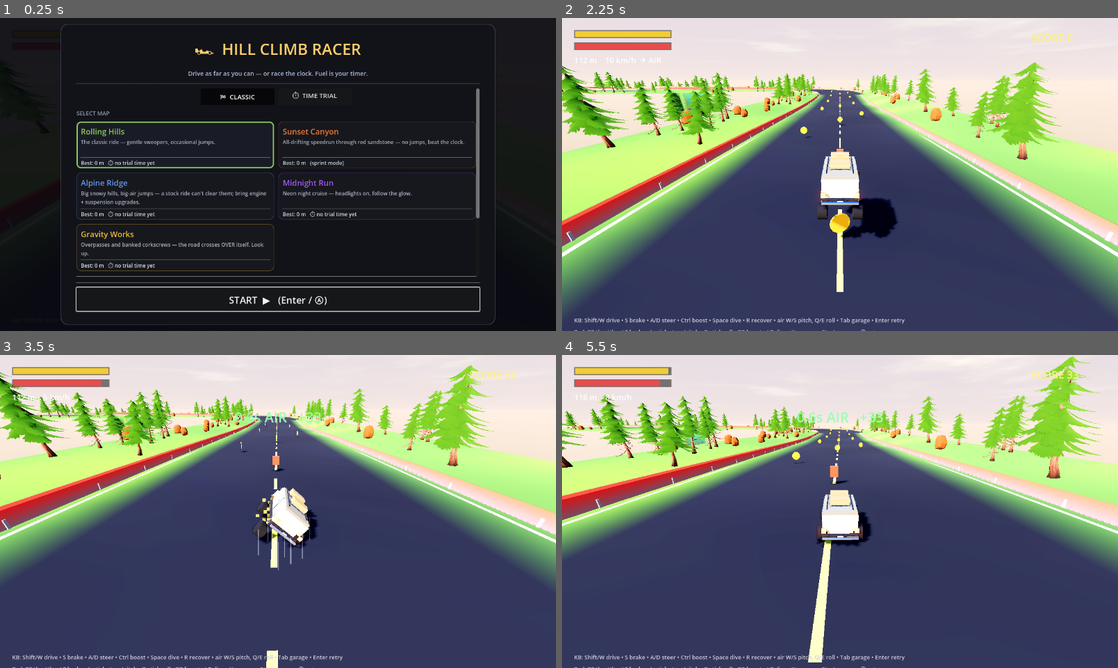
Above: before the commit, frames 1-4 (two rows, left to right).
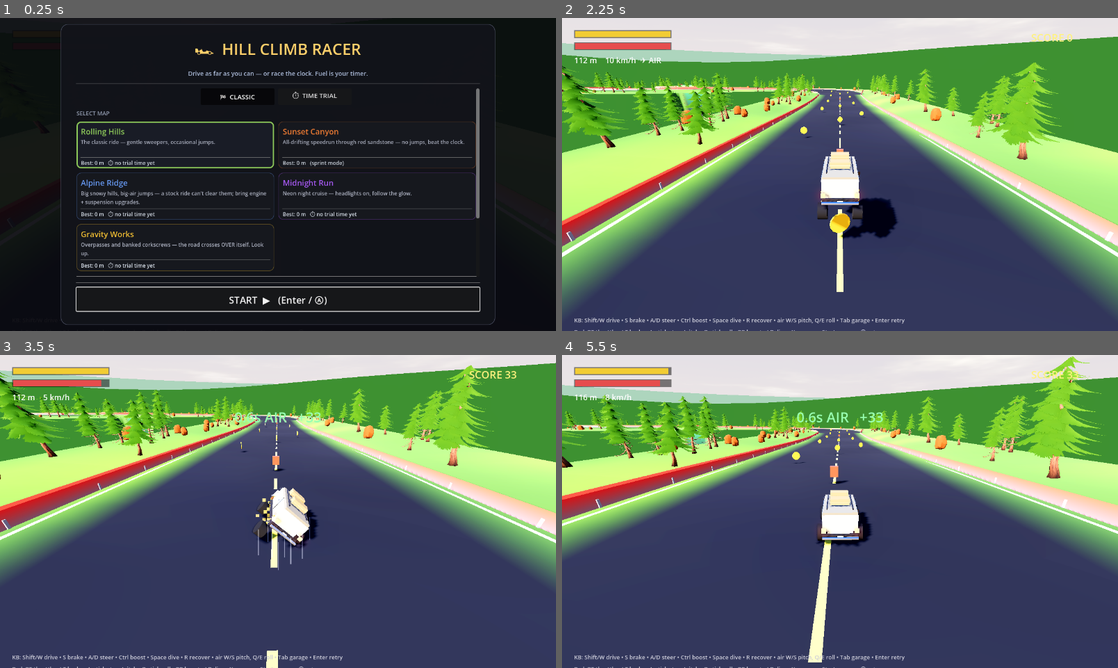
Above: after the commit, the same moments.

Repository: MilkManManiac/HillClimbRacer
Game: Godot game, scene res://scenes/HillClimb.tscn
Two runs of this game, one before a commit and one after it. Both use one fixed random seed, a clock stepped at 60 frames per second and the inputs below.
Inputs (mouse positions are in pixels of both pictures, inside the frame that each line leads up to):
- Up to frame 1 (0.25 s): no input
- Up to frame 2 (2.25 s): click "🏁 CLASSIC" at 0.5 s; click "🏁 CLASSIC" at 1.25 s; click "START ▶ (Enter / Ⓐ)" at 2 s
- Up to frame 3 (3.5 s): tap Enter (restart) at 2.75 s; move the mouse to (400, 495) at 2.77 s; hold E (roll_right) from 2.78 s (still down); hold Ctrl (boost) from 2.78 s (still down); click (400, 495) at 2.92 s; tap Tab (toggle_shop) at 3.02, 3.32 s
- Up to frame 4 (5.5 s): release E (roll_right) at 3.5 s; release Ctrl (boost) at 3.5 s; drag from (728, 527) to (812, 574) at 3.52 s; move the mouse to (895, 442) at 4.27 s; hold E (roll_right) 4.28-5 s; hold R (recover) 4.28-5 s; drag from (812, 574) to (673, 464) at 5.02 s

The runs differ from the first frame. In frame 2, 17% of the frame differs, in the area x 0-100%, y 6-44%; in frame 3, 14%; in frame 4, 12%.

Commit message:
HC v7.1: distant scenery + per-map atmosphere for all five maps
- New HCScenery.gd: 3 fog-tinted silhouette rings that re-centre on the car —
  rolling ridges (hills), stepped mesas (canyon), snow-capped jagged peaks
  (alpine), city skyline w/ emissive window dots + denser stars (midnight),
  industrial ridge + crane/smokestack silhouettes w/ beacon lights (gravity)
- Per-map fog color/density/sun tuning in _tune_arcade_environment (night
  branch preserved)
- Post-merge tune: gravity props pushed 450-600m out and lifted from void-black
  to warm dark grey — 0.10 albedo at 330m read as rendering artifacts
- All 5 maps screenshot-reviewed; battery green (smooth 2.71/0.53, trial,
  stunt, drive, maps, title)

Co-Authored-By: Claude Fable 5 <noreply@anthropic.com>

Diff:
--- a/scripts/hc/HCMain.gd
+++ b/scripts/hc/HCMain.gd
@@ -8,6 +8,7 @@
 const HCTrackScript := preload("res://scripts/hc/HCTrack.gd")
 const HCCarScript := preload("res://scripts/hc/HCCar.gd")
 const HCAudioScript := preload("res://scripts/hc/HCAudio.gd")
+const HCSceneryScript := preload("res://scripts/hc/HCScenery.gd")
 const HCTimeTrialScript := preload("res://scripts/hc/HCTimeTrial.gd")   # static rules only, never instanced
 const HCGhostScript := preload("res://scripts/hc/HCGhost.gd")
 const USE_TRACK := true   # true = new 2-D winding road (HCTrack); false = classic corridor
@@ -15,6 +16,7 @@
 var _car: RigidBody3D
 var _audio: Node
 var _terrain: Node3D
+var _scenery: Node3D   # distant background ridgelines/skyline (HCScenery.gd) — see _setup_scenery
 var _cam: Camera3D
 var _cam_heading := Vector3(0, 0, -1)
 var _start := Vector3(0, 6, 0)
@@ -489,6 +491,7 @@
 	add_child(_ghost)   # one persistent record+playback node; must exist before _setup_terrain_and_car
 	_setup_sky()
 	_setup_terrain_and_car()
+	_setup_scenery()
 	_setup_camera()
 	_setup_hud()
 	_setup_speed_lines()
@@ -716,6 +719,83 @@
 			sun.directional_shadow_max_distance = 150.0   # cheaper than Sky.gd's default 320m
 			sun.shadow_bias = 0.05
 			sun.shadow_blur = 1.5   # soft-edged shadows, not razor-hard arcade shadows
+	# per-map atmosphere seasoning, layered on TOP of the day/night base above so every
+	# map keeps its own mood without a second copy of the whole tonemap/ambient setup.
+	_apply_map_atmosphere(env, sun)
+	# sun disc glow + star density live in Sky.gd's shader material — reached the same
+	# duck-typed way as _env/_sun above (Sky.gd itself stays untouched/owned elsewhere).
+	var sky_mat: ShaderMaterial = sky.get("_sky_mat")
+	if sky_mat:
+		_apply_map_sky_shader(sky_mat)
+
+## Per-map fog color/density + sun-color seasoning: canyon's dusty warm haze, alpine's
+## crisp cold thin air, hills' soft pastoral haze, gravity's industrial overcast-warm
+## grey, midnight's deeper neon-tinged blacks. Only touches fog + sun light — tonemap/
+## ambient/glow stay owned by the day/night branch above so the night-readability
+## invariant is never disturbed by a per-map tweak.
+func _apply_map_atmosphere(env: Environment, sun: DirectionalLight3D) -> void:
+	if env == null:
+		return
+	match _map:
+		"hills":
+			# soft pastoral — a light, barely-there departure from the base warm haze
+			env.fog_light_color = Color(0.93, 0.87, 0.74)
+			env.fog_density = 0.009
+		"canyon":
+			# dusty warm haze, closer-in and thicker than the base — red-sandstone dust
+			env.fog_light_color = Color(0.88, 0.56, 0.32)
+			env.fog_depth_begin = 90.0
+			env.fog_density = 0.017
+			env.fog_aerial_perspective = 0.5
+			env.adjustment_saturation = 1.22
+			env.adjustment_contrast = 1.08
+			if sun:
+				sun.light_color = Color(1.0, 0.78, 0.52)
+				sun.light_energy = 2.05
+		"alpine":
+			# crisp thin cold air — long clean sightlines with a slight blue distance haze
+			env.fog_light_color = Color(0.80, 0.87, 0.98)
+			env.fog_depth_begin = 180.0
+			env.fog_depth_end = 1300.0
+			env.fog_density = 0.007
+			if sun:
+				sun.light_color = Color(0.97, 0.97, 1.0)
+				sun.light_energy = 2.05
+		"midnight":
+			# deeper blacks + a neon-tinged haze instead of a plain night-blue fog
+			env.fog_light_color = Color(0.06, 0.05, 0.13)
+			env.fog_depth_end = 900.0   # a touch further than the night base so the skyline reads
+			env.fog_density = 0.017
+			env.glow_intensity = 0.65
+		"gravity":
+			# industrial, slightly overcast-warm — hazier and flatter than the other day maps
+			env.fog_light_color = Color(0.66, 0.60, 0.50)
+			env.fog_depth_begin = 110.0
+			env.fog_density = 0.013
+			env.adjustment_saturation = 0.96
+			env.adjustment_contrast = 1.02
+			if sun:
+				sun.light_energy = 1.65
+
+## Sun-disc glow + star density: cheap, high-read per-map touches living in Sky.gd's
+## own shader (see shaders/sky.gdshader — sun_glow/sun_glow_color/star_amount uniforms),
+## reached the same way _env/_sun are rather than editing Sky.gd itself.
+func _apply_map_sky_shader(sky_mat: ShaderMaterial) -> void:
+	match _map:
+		"canyon":
+			# a big warm glare around a low sunset sun sells the "sunset canyon" name
+			sky_mat.set_shader_parameter("sun_glow", 1.0)
+			sky_mat.set_shader_parameter("sun_glow_color", Color(1.0, 0.5, 0.2))
+		"alpine":
+			# crisp thin air = a tight, cold disc rather than a hazy glow
+			sky_mat.set_shader_parameter("sun_glow", 0.3)
+			sky_mat.set_shader_parameter("sun_glow_color", Color(0.95, 0.97, 1.0))
+		"gravity":
+			# overcast industrial haze — a duller, hazier disc
+			sky_mat.set_shader_parameter("sun_glow", 0.28)
+		"midnight":
+			# denser stars than the stock night value reads as a clearer, more dramatic sky
+			sky_mat.set_shader_parameter("star_amount", 1.0)
 
 func _setup_terrain_and_car() -> void:
 	_terrain = Node3D.new()
@@ -751,6 +831,26 @@
 	_audio.call("setup", _car)
 	_apply_volume()
 
+## Build the distant-scenery rig once at boot. Independent of the terrain node's
+## identity (unlike _terrain/_car, it's never freed/rebuilt on a map switch — see
+## _apply_map, which just calls configure() again on this same node).
+func _setup_scenery() -> void:
+	_scenery = Node3D.new()
+	_scenery.set_script(HCSceneryScript)
+	add_child(_scenery)
+	_scenery.call("configure", _scenery_config())
+
+## Small config dict for HCScenery, sourced from the active map's MAPS entry: which
+## silhouette style to build (style keys match MAPS keys 1:1) plus the accent color/
+## night flag so the background stays visually tied to the map's own palette choices.
+func _scenery_config() -> Dictionary:
+	var m: Dictionary = MAPS[_map]
+	return {
+		"style": _map,
+		"accent": m.get("accent", Color(0.7, 0.75, 0.7)),
+		"night": bool(m.get("night", false)),
+	}
+
 ## Switch the car's headlights on for the active map's "night" flag, if the car
 ## supports it. Guarded by has_method so this works whether or not the concurrent
 ## HCCar change (adding set_headlights) has landed yet — a per-map flag rather than
@@ -815,6 +915,8 @@
 		if _sky.has_method("_apply"):
 			_sky.call("_apply", MAPS[_map].sky_time)
 		_tune_arcade_environment(_sky)   # night/day env retune — must re-run on every map switch
+	if _scenery:
+		_scenery.call("configure", _scenery_config())   # new silhouette style/palette for this map
 	if _car:
 		_car.call("reset_run", _start)
 	_apply_headlights()
@@ -911,6 +1013,8 @@
 	_update_sprint(delta)
 	_update_trial(delta)
 	_update_audio(delta)
+	if _scenery:
+		_scenery.call("update_follow", _car.global_position, delta)
 	# on death, bank money earned from how far down the track you got, open the shop
 	var d: bool = _car.get("dead")
 	if d and not _was_dead:
--- /dev/null
+++ b/scripts/hc/HCScenery.gd
@@ -0,0 +1,357 @@
+extends Node3D
+## Distant background scenery: 2-3 concentric rings of huge, cheap, unshaded silhouette
+## ridgelines/skylines around the play area — the classic "reads huge, costs nothing"
+## depth trick. Owned entirely by this file; HCMain just calls configure(cfg) once per
+## map (boot + every map switch) and update_follow() every frame.
+##
+## The track winds for kilometres in ANY direction (not a fixed -z corridor), and only
+## meshes a narrow ribbon either side of the road — everywhere else is empty out to the
+## horizon. Fixed world-space geometry would eventually fall behind (or never cover the
+## sides at all), so this node's XZ position is loosely re-centred on the car every
+## frame (see update_follow): the rings are far and tall enough that the recentring is
+## imperceptible frame-to-frame, but the horizon is never empty no matter how far or
+## which way a run travels.
+
+const SEG := 40                  # verts per ring; 3 rings * 2*SEG tris is trivially cheap
+const FOLLOW_RATE := 0.5         # exp-smoothing rate for the loose XZ follow (see update_follow)
+const BAND_R := [520.0, 900.0, 1400.0]      # ring radii, near -> far
+const BAND_BASE_Y := [-6.0, 8.0, 24.0]      # ring base height, far bands sit a bit higher (reads as taller/further)
+const BAND_DEPTH := [220.0, 260.0, 320.0]   # how far the ring skirt extends below its base (hides any seam)
+
+var _style := "hills"
+var _seeded := false
+
+## Rebuild every band for the given map. cfg (from HCMain._scenery_config()):
+##   style: String   -- one of hills/canyon/alpine/midnight/gravity (matches HCMain.MAPS keys)
+##   accent: Color    -- the map's UI accent, folded into the palette for a bit of unity
+##   night: bool      -- true only for midnight; kept for any future night-flagged map
+func configure(cfg: Dictionary) -> void:
+	for c in get_children():
+		remove_child(c)
+		c.queue_free()
+	_style = str(cfg.get("style", "hills"))
+	var accent: Color = cfg.get("accent", Color(0.7, 0.75, 0.7))
+	match _style:
+		"canyon":
+			_build_canyon(accent)
+		"alpine":
+			_build_alpine(accent)
+		"midnight":
+			_build_midnight(accent)
+		"gravity":
+			_build_gravity(accent)
+		_:
+			_build_hills(accent)
+
+## Loosely re-centre the whole scenery rig over the car's XZ every frame. Only X/Z
+## follow (Y stays fixed) so the bands read as a stable horizon, not something bobbing
+## with the car's jumps. First call snaps instantly (nothing to lag from yet).
+func update_follow(car_pos: Vector3, delta: float) -> void:
+	if not _seeded:
+		global_position = Vector3(car_pos.x, global_position.y, car_pos.z)
+		_seeded = true
+		return
+	var want := Vector3(car_pos.x, global_position.y, car_pos.z)
+	global_position = global_position.lerp(want, 1.0 - exp(-FOLLOW_RATE * delta))
+
+# --- per-map shapes ------------------------------------------------------------
+
+## Rolling Hills: soft green sweeps, three bands rising and hazing toward the horizon.
+func _build_hills(accent: Color) -> void:
+	var rng := RandomNumberGenerator.new(); rng.seed = 5001
+	# aerial-perspective palette: a darker near ridge (contrasts with the bright
+	# foreground grass) fading to a cool BLUE-grey haze, not more green — matching
+	# hue against the grass is what made the very first pass invisible.
+	var haze := Color(0.70, 0.78, 0.85)
+	var near := Color(0.16, 0.30, 0.16).lerp(accent, 0.15)
+	var mid := near.lerp(haze, 0.45)
+	var far := near.lerp(haze, 0.8)
+	_ring(0, _rolling(rng, 45.0, 80.0, 1.0), near)
+	_ring(1, _rolling(rng, 65.0, 110.0, 0.7), mid)
+	_ring(2, _rolling(rng, 85.0, 140.0, 0.45), far)
+
+## Sunset Canyon: blocky red-sandstone mesas — flat-topped plateaus, warm and dusty.
+func _build_canyon(accent: Color) -> void:
+	var rng := RandomNumberGenerator.new(); rng.seed = 5002
+	var haze := Color(0.86, 0.60, 0.42)
+	var near := Color(0.55, 0.28, 0.16).lerp(accent, 0.15)
+	var mid := near.lerp(haze, 0.4)
+	var far := near.lerp(haze, 0.7)
+	_ring(0, _mesas(rng, 30.0, 65.0, 6), near)
+	_ring(1, _mesas(rng, 45.0, 95.0, 5), mid)
+	_ring(2, _mesas(rng, 60.0, 120.0, 4), far)
+
+## Alpine Ridge: jagged snow peaks — high-frequency spiky silhouette, whiter at the tips.
+func _build_alpine(accent: Color) -> void:
+	var rng := RandomNumberGenerator.new(); rng.seed = 5003
+	var rock := Color(0.32, 0.36, 0.44).lerp(accent, 0.15)
+	var snow := Color(0.94, 0.96, 1.0)
+	var haze := Color(0.80, 0.86, 0.97)
+	for b in range(3):
+		var min_h := 50.0 + float(b) * 25.0
+		var max_h := 100.0 + float(b) * 45.0
+		var heights := _jagged(rng, min_h, max_h, 2.2 - float(b) * 0.4)
+		_ring_snowcap(b, heights, rock.lerp(haze, float(b) * 0.28), snow, max_h)
+
+## Midnight Run: a lit city skyline — blocky towers with warm window-dots against the night.
+func _build_midnight(accent: Color) -> void:
+	var rng := RandomNumberGenerator.new(); rng.seed = 5004
+	var near := Color(0.05, 0.06, 0.10)
+	var mid := Color(0.03, 0.04, 0.09)
+	var far := Color(0.02, 0.03, 0.08)
+	var h0 := _buildings(rng, 20.0, 60.0)
+	var h1 := _buildings(rng, 30.0, 85.0)
+	var h2 := _buildings(rng, 40.0, 110.0)
+	_ring(0, h0, near)
+	_ring(1, h1, mid)
+	_ring(2, h2, far)
+	var window_col := accent.lerp(Color(1.0, 0.85, 0.5), 0.6)
+	_windows(0, h0, window_col, 140)
+	_windows(1, h1, window_col, 100)
+
+## Gravity Works: an industrial horizon — low ridgeline plus scattered crane/stack silhouettes.
+func _build_gravity(accent: Color) -> void:
+	var rng := RandomNumberGenerator.new(); rng.seed = 5005
+	var base := Color(0.40, 0.38, 0.35)
+	_ring(0, _mesas(rng, 18.0, 32.0, 11), base)
+	_ring(1, _mesas(rng, 24.0, 40.0, 8), base.lerp(Color(0.62, 0.60, 0.56), 0.4))
+	_ring(2, _mesas(rng, 30.0, 50.0, 6), base.lerp(Color(0.78, 0.76, 0.72), 0.7))
+	var beacon := accent.lerp(Color(1.0, 0.85, 0.4), 0.5)
+	var n_props := 16
+	for i in range(n_props):
+		var ang := TAU * float(i) / float(n_props) + rng.randf_range(-0.2, 0.2)
+		# near band 0's radius (520) — close enough to stand proud of the ridge, far
+		# enough that a 100 m mast doesn't tower over roadside trees like a glitch
+		var r := rng.randf_range(450.0, 600.0)
+		var pos := Vector3(cos(ang) * r, 0.0, sin(ang) * r)
+		if rng.randf() < 0.5:
+			_add_crane(pos, rng, beacon)
+		else:
+			_add_stack(pos, rng, beacon)
+
+# --- height-profile generators ---------------------------------------------------
+
+## Smooth rolling silhouette: two summed sine waves, random phase/frequency per call.
+func _rolling(rng: RandomNumberGenerator, min_h: float, max_h: float, freq: float) -> PackedFloat32Array:
+	var out := PackedFloat32Array(); out.resize(SEG)
+	var f1 := rng.randf_range(1.0, 2.0) * freq
+	var f2 := rng.randf_range(2.5, 4.0) * freq
+	var p1 := rng.randf_range(0.0, TAU)
+	var p2 := rng.randf_range(0.0, TAU)
+	for i in range(SEG):
+		var a := TAU * float(i) / float(SEG)
+		var v := 0.6 * sin(a * f1 + p1) + 0.4 * sin(a * f2 + p2)
+		v = (v + 1.0) * 0.5
+		out[i] = lerpf(min_h, max_h, v)
+	return out
+
+## Blocky flat-topped plateaus: `groups` contiguous runs of a shared random height —
+## the sudden jumps between runs read as cliff faces (canyon mesas / gravity rooftops).
+func _mesas(rng: RandomNumberGenerator, min_h: float, max_h: float, groups: int) -> PackedFloat32Array:
+	var out := PackedFloat32Array(); out.resize(SEG)
+	var i := 0
+	while i < SEG:
+		var h := rng.randf_range(min_h, max_h)
+		var w: int = maxi(1, int(SEG / groups))
+		for _k in range(w):
+			if i >= SEG:
+				break
+			out[i] = h
+			i += 1
+	return out
+
+## Fully per-vertex random heights biased toward the extremes (pow curve) for a sharp,
+## jagged skyline — alpine's snow peaks.
+func _jagged(rng: RandomNumberGenerator, min_h: float, max_h: float, sharpness: float) -> PackedFloat32Array:
+	var out := PackedFloat32Array(); out.resize(SEG)
+	for i in range(SEG):
+		var t := pow(rng.randf(), sharpness)
+		out[i] = lerpf(min_h, max_h, t)
+	return out
+
+## Narrow variable-width "buildings" with an occasional tall spike tower — a city skyline.
+func _buildings(rng: RandomNumberGenerator, min_h: float, max_h: float) -> PackedFloat32Array:
+	var out := PackedFloat32Array(); out.resize(SEG)
+	var i := 0
+	while i < SEG:
+		var w := rng.randi_range(1, 3)
+		var h := rng.randf_range(min_h, max_h)
+		if rng.randf() < 0.12:
+			h = max_h * rng.randf_range(1.15, 1.5)
+		for _k in range(w):
+			if i >= SEG:
+				break
+			out[i] = h
+			i += 1
+	return out
+
+# --- mesh builders -----------------------------------------------------------------
+
+## Build ring band `idx` (radius/base-y/depth from the BAND_* tables) from a per-vertex
+## height profile. Unshaded + double-sided so distant silhouettes never need exact
+## winding math, cast no shadows (they're background, not occluders), and respect the
+## environment's depth fog like any other opaque material (the "fog-tinted" read).
+func _ring(idx: int, heights: PackedFloat32Array, color: Color) -> void:
+	_add_mesh_from(_ring_mesh(BAND_R[idx], BAND_BASE_Y[idx], BAND_DEPTH[idx], heights, color, color))
+
+## Alpine variant: blends each vertex's own color toward `snow` as its height approaches
+## the band's max — cheap per-vertex "snow line" without a second material/pass.
+func _ring_snowcap(idx: int, heights: PackedFloat32Array, rock: Color, snow: Color, max_h: float) -> void:
+	var n := heights.size()
+	var st := SurfaceTool.new()
+	st.begin(Mesh.PRIMITIVE_TRIANGLES)
+	for i in range(n):
+		var j := (i + 1) % n
+		_quad(st, BAND_R[idx], BAND_BASE_Y[idx], BAND_DEPTH[idx], i, j, n, heights[i], heights[j],
+			rock.lerp(snow, pow(clampf(heights[i] / max_h, 0.0, 1.0), 2.0)),
+			rock.lerp(snow, pow(clampf(heights[j] / max_h, 0.0, 1.0), 2.0)))
+	st.generate_normals()
+	_add_mesh_from(st.commit())
+
+func _ring_mesh(radius: float, base_y: float, depth: float, heights: PackedFloat32Array, color_a: Color, color_b: Color) -> ArrayMesh:
+	var n := heights.size()
+	var st := SurfaceTool.new()
+	st.begin(Mesh.PRIMITIVE_TRIANGLES)
+	for i in range(n):
+		var j := (i + 1) % n
+		_quad(st, radius, base_y, depth, i, j, n, heights[i], heights[j], color_a, color_b)
+	st.generate_normals()
+	return st.commit()
+
+## One skirt quad between ring segments i and j (two triangles, bottom-to-top).
+func _quad(st: SurfaceTool, radius: float, base_y: float, depth: float, i: int, j: int, n: int,
+		h_i: float, h_j: float, col_i: Color, col_j: Color) -> void:
+	var a_i := TAU * float(i) / float(n)
+	var a_j := TAU * float(j) / float(n)
+	var bi := Vector3(cos(a_i) * radius, base_y - depth, sin(a_i) * radius)
+	var ti := Vector3(cos(a_i) * radius, base_y + h_i, sin(a_i) * radius)
+	var bj := Vector3(cos(a_j) * radius, base_y - depth, sin(a_j) * radius)
+	var tj := Vector3(cos(a_j) * radius, base_y + h_j, sin(a_j) * radius)
+	st.set_color(col_i); st.add_vertex(bi)
+	st.set_color(col_j); st.add_vertex(bj)
+	st.set_color(col_j); st.add_vertex(tj)
+	st.set_color(col_i); st.add_vertex(bi)
+	st.set_color(col_j); st.add_vertex(tj)
+	st.set_color(col_i); st.add_vertex(ti)
+
+func _add_mesh_from(mesh: ArrayMesh) -> MeshInstance3D:
+	var mi := MeshInstance3D.new()
+	mi.mesh = mesh
+	var mat := StandardMaterial3D.new()
+	mat.shading_mode = BaseMaterial3D.SHADING_MODE_UNSHADED
+	mat.vertex_color_use_as_albedo = true
+	mat.vertex_color_is_srgb = true   # the v4 color-fix invariant: unset = washed-out vertex color
+	mat.cull_mode = BaseMaterial3D.CULL_DISABLED   # double-sided so winding never matters at this scale
+	mi.material_override = mat
+	mi.cast_shadow = GeometryInstance3D.SHADOW_CASTING_SETTING_OFF
+	mi.gi_mode = GeometryInstance3D.GI_MODE_DISABLED
+	add_child(mi)
+	return mi
+
+## Sparse warm "window" dots on a building band: small unlit emissive quads, oriented
+## to face the ring's centre so they read correctly from anywhere inside it. Skips any
+## sample that would float above its building's roofline.
+func _windows(idx: int, heights: PackedFloat32Array, color: Color, count: int) -> void:
+	var rng := RandomNumberGenerator.new(); rng.seed = 6000 + idx
+	var mesh := QuadMesh.new()
+	mesh.size = Vector2(2.2, 3.0)
+	var mm := MultiMesh.new()
+	mm.transform_format = MultiMesh.TRANSFORM_3D
+	mm.mesh = mesh
+	mm.use_colors = false
+	mm.instance_count = count
+	var n := heights.size()
+	var radius: float = BAND_R[idx] - 1.5
+	var base_y: float = BAND_BASE_Y[idx]
+	for k in range(count):
+		var i := rng.randi_range(0, n - 1)
+		var h_cap: float = heights[i]
+		if h_cap < 10.0:
+			mm.set_instance_transform(k, Transform3D(Basis(), Vector3(0, -10000, 0)))   # park it out of sight
+			continue
+		var a := TAU * (float(i) + rng.randf()) / float(n)
+		var h := rng.randf_range(4.0, h_cap - 4.0)
+		var pos := Vector3(cos(a) * radius, base_y + h, sin(a) * radius)
+		var to_centre := Vector3(-pos.x, 0.0, -pos.z).normalized()
+		var basis := Basis.looking_at(to_centre, Vector3.UP)
+		mm.set_instance_transform(k, Transform3D(basis, pos))
+	var mi := MultiMeshInstance3D.new()
+	mi.multimesh = mm
+	var mat := StandardMaterial3D.new()
+	mat.shading_mode = BaseMaterial3D.SHADING_MODE_UNSHADED
+	mat.cull_mode = BaseMaterial3D.CULL_DISABLED
+	mat.albedo_color = color
+	mat.emission_enabled = true
+	mat.emission = color
+	mat.emission_energy_multiplier = 2.5
+	mi.material_override = mat
+	mi.cast_shadow = GeometryInstance3D.SHADOW_CASTING_SETTING_OFF
+	mi.gi_mode = GeometryInstance3D.GI_MODE_DISABLED
+	add_child(mi)
+
+## A silhouette construction crane: a mast + a boom, with a small beacon light on top.
+func _add_crane(pos: Vector3, rng: RandomNumberGenerator, beacon: Color) -> void:
+	var rig := Node3D.new()
+	rig.position = pos
+	var h := rng.randf_range(70.0, 130.0)
+	var mast := MeshInstance3D.new()
+	var mast_mesh := BoxMesh.new(); mast_mesh.size = Vector3(4.5, h, 4.5)
+	mast.mesh = mast_mesh
+	mast.position = Vector3(0, h * 0.5, 0)
+	rig.add_child(mast)
+	var boom := MeshInstance3D.new()
+	var boom_len := rng.randf_range(40.0, 65.0)
+	var boom_mesh := BoxMesh.new(); boom_mesh.size = Vector3(boom_len, 3.5, 3.5)
+	boom.mesh = boom_mesh
+	boom.position = Vector3(boom_len * 0.35, h, 0)
+	rig.add_child(boom)
+	var beacon_mesh := SphereMesh.new(); beacon_mesh.radius = 1.6; beacon_mesh.height = 3.2
+	var beacon_mi := MeshInstance3D.new()
+	beacon_mi.mesh = beacon_mesh
+	beacon_mi.position = Vector3(0, h + 2.0, 0)
+	rig.add_child(beacon_mi)
+	_tint_industrial(rig, beacon_mi, beacon)
+	add_child(rig)
+
+## A silhouette smokestack: a tall thin cylinder with the same beacon treatment.
+func _add_stack(pos: Vector3, rng: RandomNumberGenerator, beacon: Color) -> void:
+	var rig := Node3D.new()
+	rig.position = pos
+	var h := rng.randf_range(60.0, 100.0)
+	var stack := MeshInstance3D.new()
+	var stack_mesh := CylinderMesh.new()
+	stack_mesh.top_radius = 4.5; stack_mesh.bottom_radius = 6.5; stack_mesh.height = h
+	stack.mesh = stack_mesh
+	stack.position = Vector3(0, h * 0.5, 0)
+	rig.add_child(stack)
+	var beacon_mesh := SphereMesh.new(); beacon_mesh.radius = 1.4; beacon_mesh.height = 2.8
+	var beacon_mi := MeshInstance3D.new()
+	beacon_mi.mesh = beacon_mesh
+	beacon_mi.position = Vector3(0, h + 1.5, 0)
+	rig.add_child(beacon_mi)
+	_tint_industrial(rig, beacon_mi, beacon)
+	add_child(rig)
+
+## Shared silhouette material for crane/stack meshes, plus a small emissive beacon —
+## the one warm accent point against an otherwise flat industrial silhouette.
+func _tint_industrial(rig: Node3D, beacon_mi: MeshInstance3D, beacon: Color) -> void:
+	var mat := StandardMaterial3D.new()
+	mat.shading_mode = BaseMaterial3D.SHADING_MODE_UNSHADED
+	# darker than the ridge bands behind it (0.4-0.78 grey) so it reads as a
+	# silhouette, but warm dark grey rather than void-black — pure 0.10 punched
+	# through the haze and read as a rendering artifact at play distance
+	mat.albedo_color = Color(0.26, 0.24, 0.22)
+	for c in rig.get_children():
+		if c is MeshInstance3D and c != beacon_mi:
+			c.material_override = mat
+			c.cast_shadow = GeometryInstance3D.SHADOW_CASTING_SETTING_OFF
+			c.gi_mode = GeometryInstance3D.GI_MODE_DISABLED
+	var bmat := StandardMaterial3D.new()
+	bmat.shading_mode = BaseMaterial3D.SHADING_MODE_UNSHADED
+	bmat.albedo_color = beacon
+	bmat.emission_enabled = true
+	bmat.emission = beacon
+	bmat.emission_energy_multiplier = 3.0
+	beacon_mi.material_override = bmat
+	beacon_mi.cast_shadow = GeometryInstance3D.SHADOW_CASTING_SETTING_OFF
+	beacon_mi.gi_mode = GeometryInstance3D.GI_MODE_DISABLED
--- /dev/null
+++ b/tests/AllMapShot.gd
@@ -0,0 +1,38 @@
+extends Node
+## THROWAWAY (visual-polish agent): screenshot ALL FIVE maps through the game camera
+## (drive a few seconds first so tiles/scatter/scenery stream in). Run WITHOUT --headless.
+## Same pattern as tests/MapShot.gd, extended to hills/gravity for the scenery pass.
+
+var _rf := 0
+var _root: Node
+var _maps := ["hills", "canyon", "alpine", "midnight", "gravity"]
+var _idx := 0
+
+func _ready() -> void:
+	process_mode = Node.PROCESS_MODE_ALWAYS
+	_boot()
+
+func _boot() -> void:
+	if _root:
+		_root.queue_free()
+	_root = load("res://scenes/HillClimb.tscn").instantiate()
+	add_child(_root)
+	await get_tree().process_frame
+	_root.set("save_enabled", false)
+	_root.call("select_map", _maps[_idx])
+	_root.call("_begin_game")
+	_rf = 0
+
+func _process(_d: float) -> void:
+	_rf += 1
+	if _rf > 30:
+		Input.action_press("accelerate")
+	if _rf == 260:
+		Input.action_release("accelerate")
+		await RenderingServer.frame_post_draw
+		get_viewport().get_texture().get_image().save_png("res://allmapshot_%s.png" % _maps[_idx])
+		_idx += 1
+		if _idx >= _maps.size():
+			get_tree().quit()
+		else:
+			_boot()
--- /dev/null
+++ b/tests/AllMapShot.tscn
@@ -0,0 +1,6 @@
+[gd_scene load_steps=2 format=3]
+
+[ext_resource type="Script" path="res://tests/AllMapShot.gd" id="1"]
+
+[node name="AllMapShot" type="Node"]
+script = ExtResource("1")
